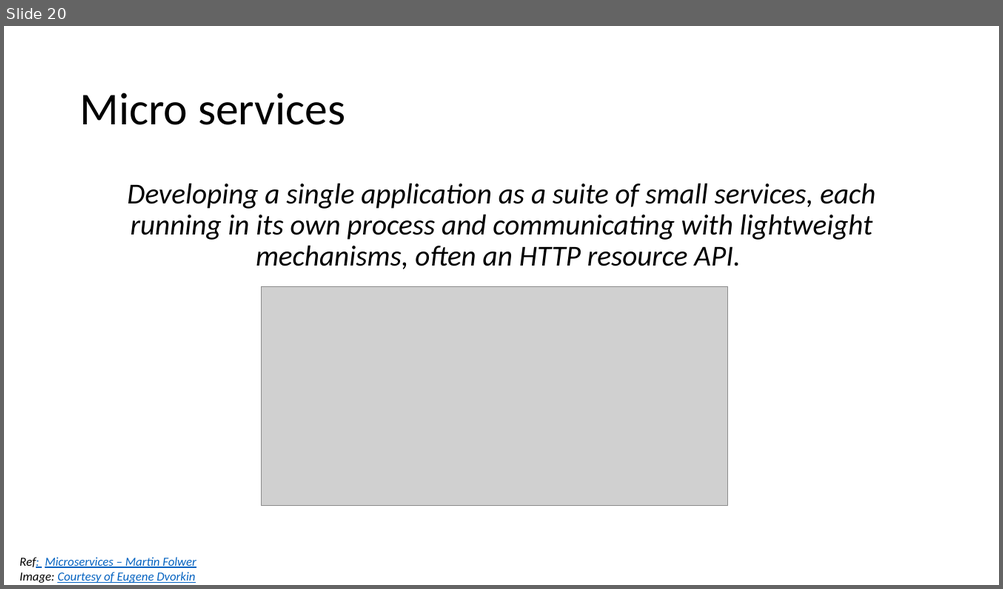
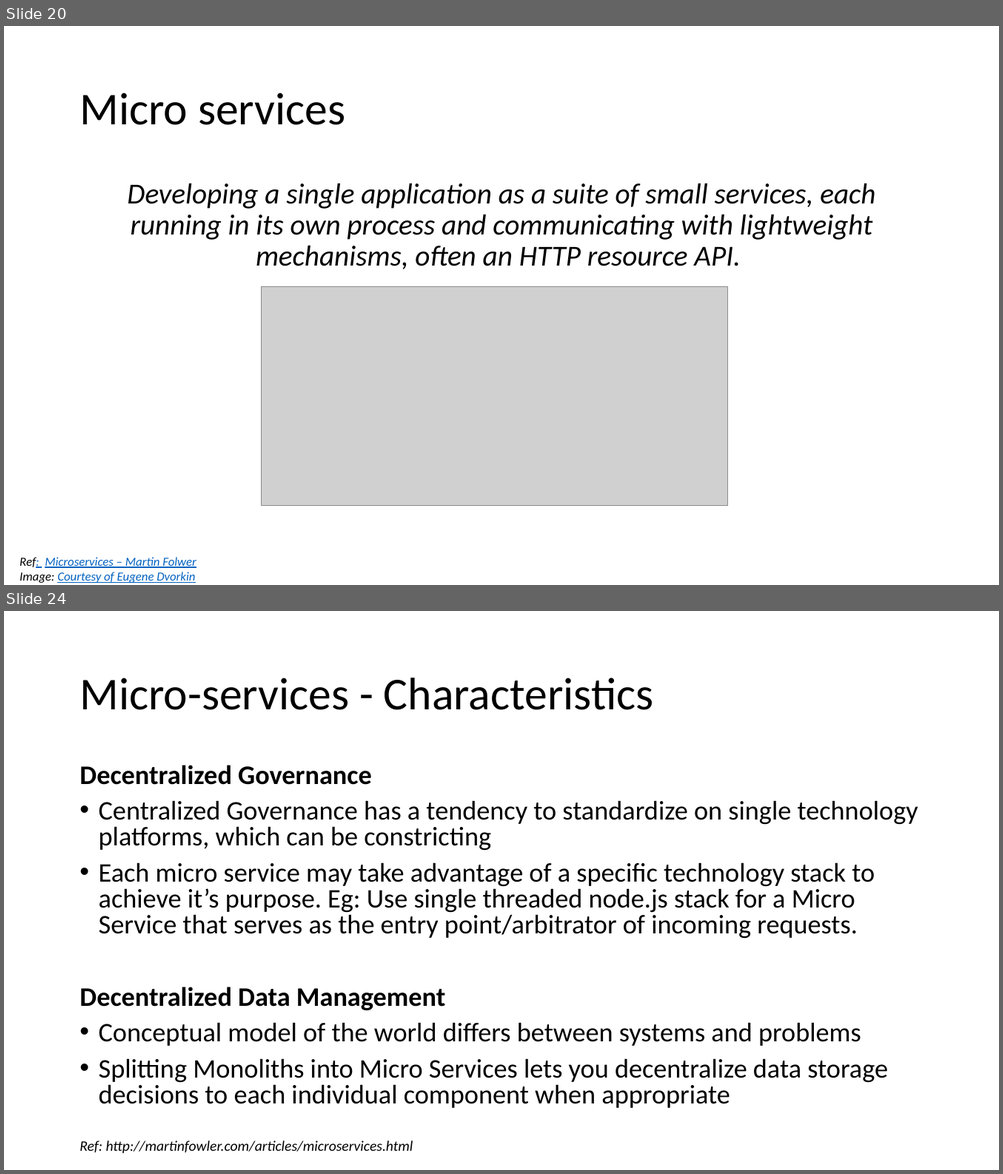
Before and after one commit to batchu/spring-boot-ujug, a slide deck: Spring Boot.pptx. Shown one above the other, each under a label of ours: slide 20 before the commit, slides 20 and 24 after it; the slides between them are not shown. The pictures are 1003x589 and 1003x1174 pixels, drawn with LibreOffice and Linux fonts; fonts in the diff are those of the drawing; grey boxes stand for pictures. Boxes give left, top, right and bottom in pixels: in the first picture for what was removed or moved away, otherwise in the second. Text is boxed around its words. In the diff, an @@ line names an element or a change of style, - is before the commit and + after.

Commit message:
Updated Microservices content

```diff
--- a/Spring Boot.pptx
+++ b/Spring Boot.pptx
@@ slide 24 added at [4,611,999,1170], background #FFFFFF @@
@@ title added at [79,678,653,710], 44 pt, text #000000 @@
+Micro-services - Characteristics
@@ text added at [79,765,918,1108], 25.9 pt, text #000000 @@
+Decentralized Governance
+• Centralized Governance has a tendency to standardize on single technology platforms, which can be constricting
+• Each micro service may take advantage of a specific technology stack to achieve it’s purpose. Eg: Use single threaded node.js stack for a Micro Service that serves as the entry point/arbitrator of incoming requests.
+Decentralized Data Management
+• Conceptual model of the world differs between systems and problems
+• Splitting Monoliths into Micro Services lets you decentralize data storage decisions to each individual component when appropriate
@@ text added at [79,1141,413,1153], 14 pt, text #000000, italic @@
+Ref: http://martinfowler.com/articles/microservices.html
```
Also in this commit, not shown: 4 slides changed, 4 other slides added.
